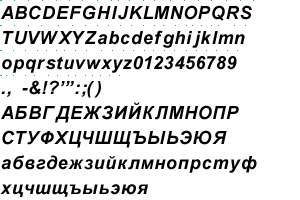
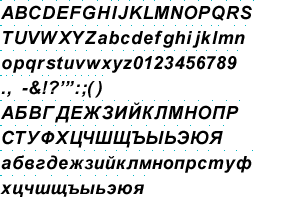
Layer changes from the first 300px x 200px image to the second:
painted on "Layer 1" over [0, 75, 253, 176]
painted on "ABCDEFGHIJKLMNOPQRS TUVWXYZabc" (1st of 2) over [15, 81, 257, 197]
